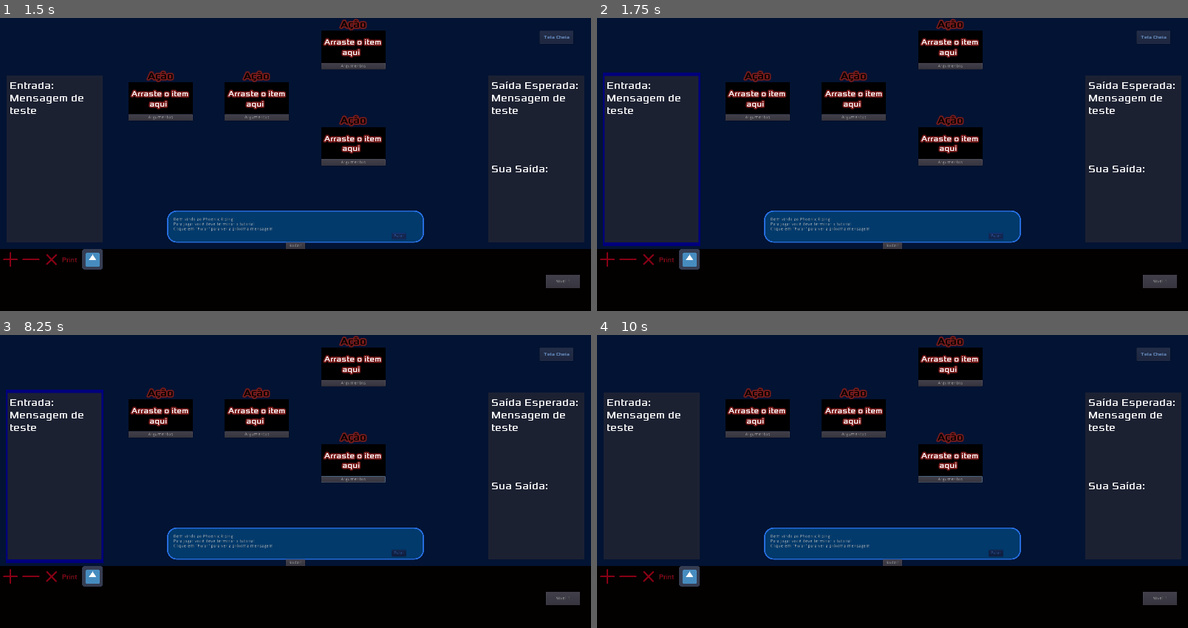
Above: before the commit, frames 1-4 (two rows, left to right).
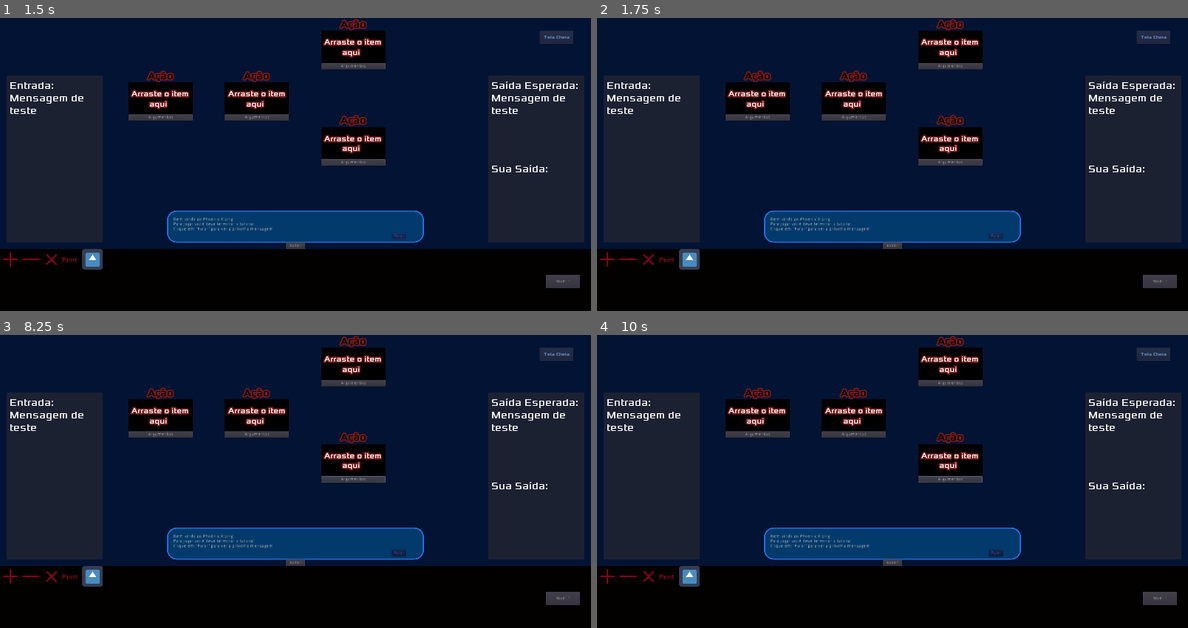
Above: after the commit, the same moments.

Repository: MateusdosAnjos/MAC0499
Game: Godot game, scene res://TelaInicial/TitleScreen.tscn
The game is run twice, just before and just after one commit, with the same random seed, the same clock (stepped at 60 frames per second) and the same inputs.
Inputs (mouse positions are in pixels of both pictures, inside the frame that each line leads up to):
- Up to frame 1 (1.5 s): click "Novo Jogo" at 0.5 s; click "Pular" at 1.25 s
- Up to frame 2 (1.75 s): no input
- Up to frame 3 (8.25 s): click "Tela Cheia" at 2 s; move the mouse to (425, 466) at 2.77 s; hold Right (ui_right) 2.78-3.53 s; click (425, 466) at 2.85 s; move the mouse to (177, 496) at 3.52 s; hold Down (ui_down) 3.53-4.28 s; click (177, 496) at 3.6 s; move the mouse to (354, 417) at 4.27 s; hold Right (ui_right) 4.28-5.03 s; click (354, 417) at 4.35 s; move the mouse to (265, 543) at 5.02 s; hold Up (ui_up) 5.03-5.78 s; click (265, 543) at 5.1 s; move the mouse to (472, 525) at 5.77 s; hold Left (ui_left) 5.78-7.28 s; click (472, 525) at 5.85 s; move the mouse to (118, 437) at 6.52 s; click (118, 437) at 6.6 s; move the mouse to (325, 481) at 7.27 s; hold Down (ui_down) 7.28-8.03 s; click (325, 481) at 7.35 s; move the mouse to (206, 408) at 8.02 s; hold Right (ui_right) from 8.03 s (still down); click (206, 408) at 8.1 s
- Up to frame 4 (10 s): move the mouse to (1022, 466) at 8.77 s; release Right (ui_right) at 8.78 s; hold Up (ui_up) 8.78-9.53 s; click (1022, 466) at 8.85 s; move the mouse to (774, 496) at 9.52 s; hold Right (ui_right) from 9.53 s (still down); click (774, 496) at 9.6 s

Frame 1 is identical in both runs. In frame 2, 0.8% of the frame differs, in the area x 1-18%, y 18-78%; in frame 3, 0.8%; in frame 4, nothing differs.

Commit message:
Preparando o UsersGuide para o tutorial

Diff:
--- a/Phoenix Rising/UsersGuide/UsersGuide.gd
+++ b/Phoenix Rising/UsersGuide/UsersGuide.gd
@@ -25,16 +25,17 @@
         get_node(node_name).hide()
 
 func _process(delta):
-    if page == 0:
+    if page == 1:
+        for node_name in visual_dialog_nodes:
+            get_node(node_name).show()
+    if page == 2:
         $InputFrame.play("flashy")
-    if page == 1:
+    if page == 3:
         $InputFrame.stop()
         $ExpectedOutputFrame.play("flashy")
-    if page == 2:
+    if page == 4:
         $ExpectedOutputFrame.stop()
         $PlayerOutputFrame.play("flashy")
-    if page == 3:
-        $PlayerOutputFrame.stop()
 
 func _on_Timer_timeout():
     TextBox.set_visible_characters(TextBox.get_visible_characters()+1)
@@ -42,19 +43,15 @@
         SkipButton.text = "Esconder"
 
 func _on_Skip_pressed():
-    show_visual()
     if SkipButton.text == "Esconder":
         $DialogBox.hide()
+        $PlayerOutputFrame.stop()
         get_tree().paused = false
     else:
         if TextBox.get_visible_characters() > TextBox.get_total_character_count():
-            if page < dialog.size()-1:
+            if page < max_pages:
                 page += 1
                 TextBox.set_bbcode(dialog[page])
                 TextBox.set_visible_characters(0)
         else:
             TextBox.set_visible_characters(TextBox.get_total_character_count())
-
-func show_visual():
-    if page < 3:
-        get_node(visual_dialog_nodes[page]).show()
--- a/Phoenix Rising/UsersGuide/UsersGuide.tscn
+++ b/Phoenix Rising/UsersGuide/UsersGuide.tscn
@@ -88,7 +88,7 @@
 animation = "flashy"
 
 [node name="PlayerOutputFrame" type="AnimatedSprite" parent="."]
-position = Vector2( 1670, 569.097 )
+position = Vector2( 1670, 569 )
 scale = Vector2( 1.2, 1.01 )
 frames = SubResource( 4 )
 animation = "flashy"
